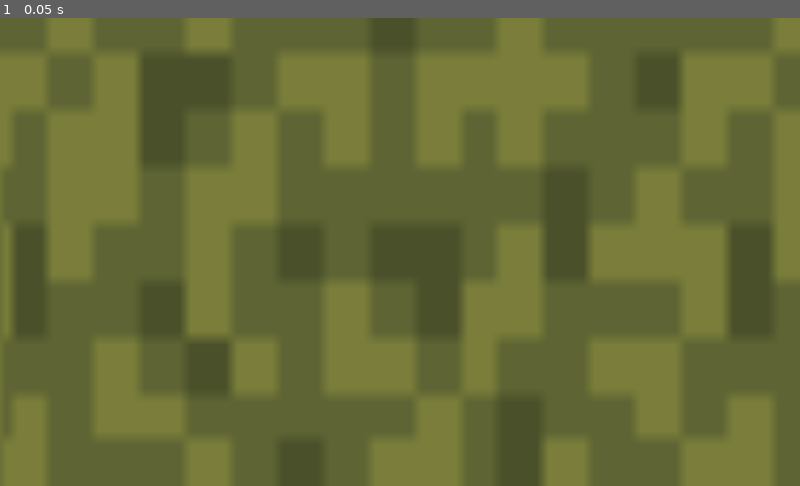
Above: before the commit, frame 1.
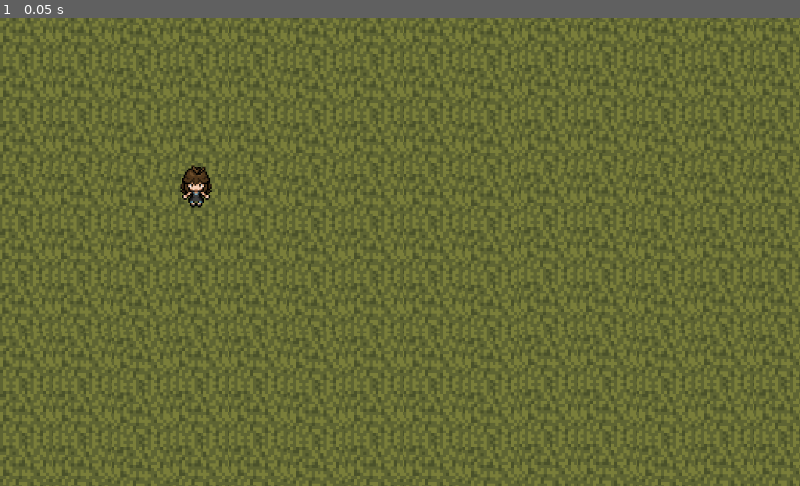
Above: after the commit, the same moment.

Repository: mikolajlubiak/hotroyal
Game: Godot game, scene res://tło.tscn
Two runs of this game, one before a commit and one after it. Both use one fixed random seed, a clock stepped at 60 frames per second and the inputs below.
Inputs:
- Up to frame 1 (0.05 s): no input

The runs differ from the first frame. In frame 1, 35% of the frame differs, in the area x 0-100%, y 0-100%.

Commit message:
Postac

Diff:
--- a/tło.tscn
+++ b/tło.tscn
@@ -1,6 +1,7 @@
-[gd_scene load_steps=2 format=2]
+[gd_scene load_steps=3 format=2]
 
 [ext_resource path="res://trawa.png" type="Texture" id=1]
+[ext_resource path="res://postac-wycieta.png" type="Texture" id=2]
 
 [node name="Node2D" type="Node2D"]
 position = Vector2( 6, -10 )
@@ -9,6 +10,13 @@
 [node name="Timer" type="Timer" parent="."]
 
 [node name="Trawa" type="Sprite" parent="."]
-position = Vector2( 556, 256 )
-scale = Vector2( 14.7621, -18.2955 )
+position = Vector2( 323, 308 )
 texture = ExtResource( 1 )
+
+[node name="Trawa" type="Sprite" parent="Trawa"]
+position = Vector2( 672, -2 )
+texture = ExtResource( 1 )
+
+[node name="Postac-wycieta" type="Sprite" parent="."]
+position = Vector2( 245, 222 )
+texture = ExtResource( 2 )
Binary file added: postac-wycieta.png
Not shown, added: postac-wycieta.png.import
